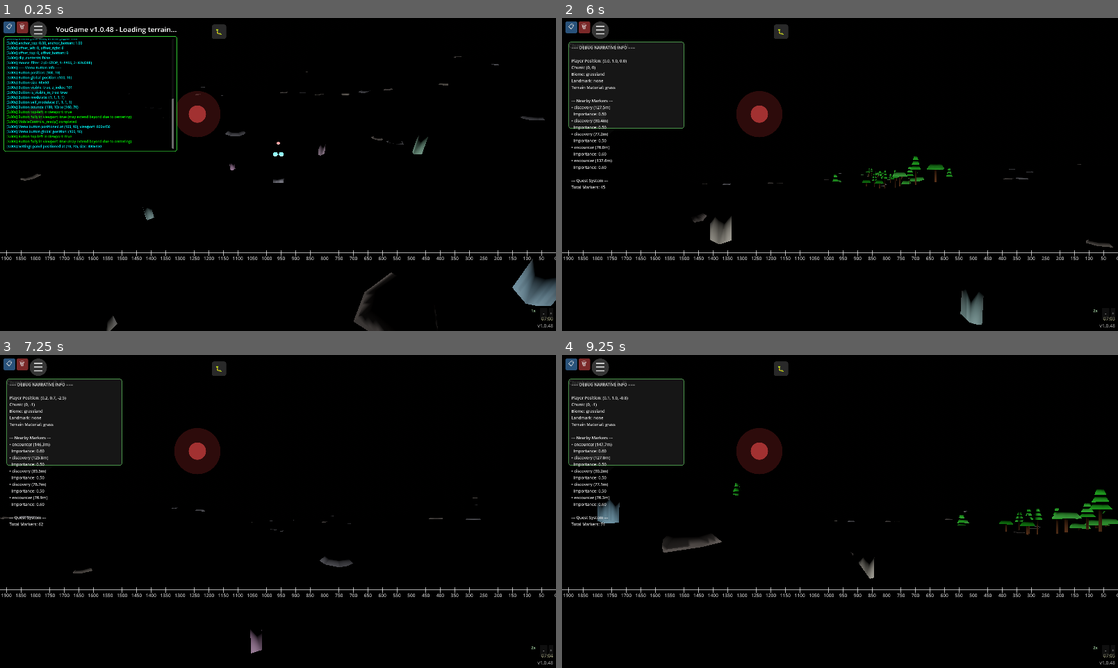
Above: before the commit, frames 1-4 (two rows, left to right).
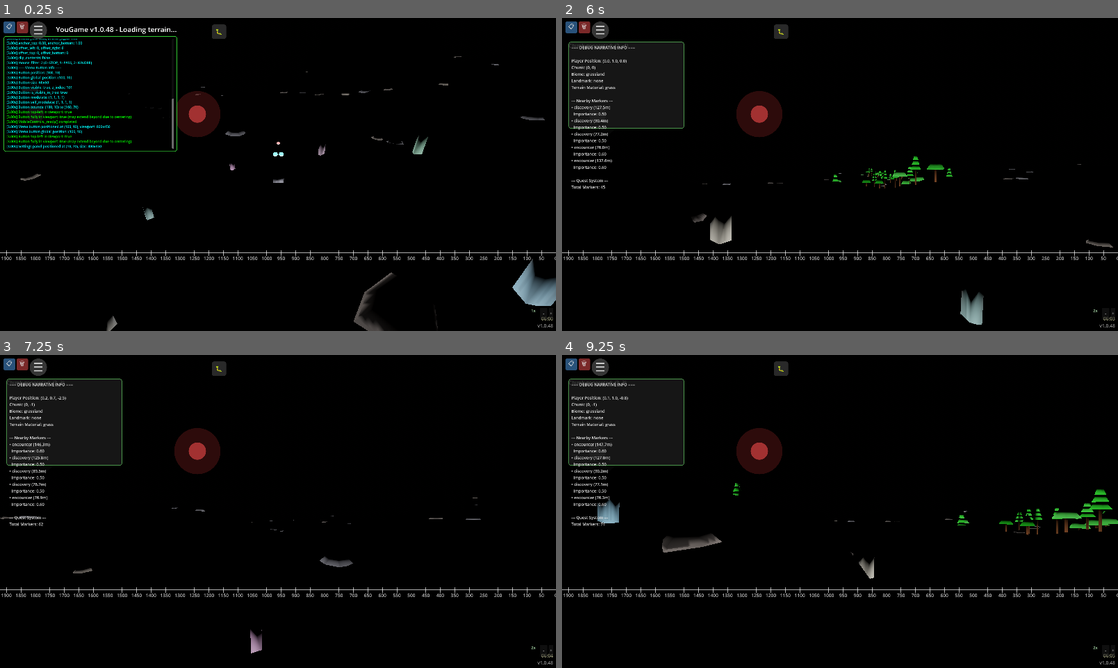
Above: after the commit, the same moments.

Repository: felix-dieterle/YouGame_godot4_public
Game: Godot game, scene res://scenes/main.tscn
Two runs of this game, one before a commit and one after it. Both use one fixed random seed, a clock stepped at 60 frames per second and the inputs below.
Inputs (mouse positions are in pixels of both pictures, inside the frame that each line leads up to):
- Up to frame 1 (0.25 s): no input
- Up to frame 2 (6 s): click "📋" at 0.5 s; click "🗑" at 1.25 s; click "-" at 2 s; click "+" at 2.75 s; click "☰" at 3.5 s; click "▶ Resume Game" at 4.25 s; click "🐛" at 5 s; tap Enter at 5.75 s; move the mouse to (962, 158) at 5.77 s; hold Right (ui_right) from 5.78 s (still down); hold V (toggle_camera_view) from 5.78 s (still down); click (962, 158) at 5.92 s
- Up to frame 3 (7.25 s): release Right (ui_right) at 6.5 s; release V (toggle_camera_view) at 6.5 s; drag from (166, 527) to (250, 574) at 6.52 s
- Up to frame 4 (9.25 s): move the mouse to (895, 442) at 7.27 s; hold Right (ui_right) 7.28-8 s; hold V (toggle_camera_view) 7.28-8 s; tap Space at 8 s; drag from (812, 574) to (673, 464) at 8.02 s; move the mouse to (1006, 558) at 8.77 s; hold Left (ui_left) from 8.78 s (still down); hold V (toggle_camera_view) from 8.78 s (still down)

The runs differ from the first frame. In frame 1, 0.7% of the frame differs, in the area x 3-100%, y 12-100%; in frame 2, 0.7%; in frame 3, 0.1%; in frame 4, 0.9%, in the area x 6-100%, y 40-97%.

Commit message:
Brighten days and adjust sunrise timing for 7:00 AM brightness
- Changed sunrise time from 7:00 to 6:00 so day is bright at 7:00
- Increased MIN_LIGHT_ENERGY from 0.6 to 0.8 for brighter mornings/evenings
- Increased MAX_LIGHT_ENERGY from 1.5 to 2.0 for brighter midday sun
- Increased ambient_light_energy from 0.5 to 0.8 for brighter overall scene
- Increased tonemap_exposure from 1.2 to 1.5 for better brightness
- Improved sky material: rayleigh_coefficient 2.0→3.0 for more vibrant blue
- Reduced turbidity from 10.0 to 8.0 for clearer, brighter sky
- Reduced mie_coefficient from 0.005 to 0.003 for less atmospheric haze
- Updated WeatherSystem CLEAR state to match new brighter sky settings

Co-authored-by: felix-dieterle <1490062+felix-dieterle@users.noreply.github.com>

Diff:
--- a/scenes/main.tscn
+++ b/scenes/main.tscn
@@ -13,12 +13,12 @@
 [ext_resource type="Script" path="res://scripts/ruler_overlay.gd" id="11_ruler"]
 
 [sub_resource type="PhysicalSkyMaterial" id="PhysicalSkyMaterial_1"]
-rayleigh_coefficient = 2.0
-rayleigh_color = Color(0.26, 0.52, 0.96, 1)
-mie_coefficient = 0.005
+rayleigh_coefficient = 3.0
+rayleigh_color = Color(0.3, 0.6, 1.0, 1)
+mie_coefficient = 0.003
 mie_eccentricity = 0.8
 mie_color = Color(0.69, 0.729, 0.812, 1)
-turbidity = 10.0
+turbidity = 8.0
 sun_disk_scale = 1.0
 ground_color = Color(0.3, 0.25, 0.2, 1)
 
@@ -31,9 +31,9 @@
 ambient_light_source = 3
 ambient_light_color = Color(1, 1, 1, 1)
 ambient_light_sky_contribution = 1.0
-ambient_light_energy = 0.5
+ambient_light_energy = 0.8
 tonemap_mode = 2
-tonemap_exposure = 1.2
+tonemap_exposure = 1.5
 
 [node name="Main" type="Node3D"]
 
--- a/scripts/day_night_cycle.gd
+++ b/scripts/day_night_cycle.gd
@@ -22,9 +22,9 @@
 const STAR_DISTANCE: float = 1800.0        # Distance for stars (closer than sun/moon)
 
 # Lighting intensity constants
-const MIN_LIGHT_ENERGY: float = 0.6        # Minimum light at sunrise/sunset
-const MAX_LIGHT_ENERGY: float = 1.5        # Maximum light at noon
-const SUNRISE_LIGHT_ENERGY: float = 0.8    # Light energy at end of sunrise
+const MIN_LIGHT_ENERGY: float = 0.8        # Minimum light at sunrise/sunset (increased from 0.6 for brighter days)
+const MAX_LIGHT_ENERGY: float = 2.0        # Maximum light at noon (increased from 1.5 for brighter days)
+const SUNRISE_LIGHT_ENERGY: float = 1.0    # Light energy at end of sunrise
 
 # Color constants
 const SUNSET_WARMTH_FACTOR: float = 0.7    # How quickly warmth builds during sunset
--- a/scripts/ui_manager.gd
+++ b/scripts/ui_manager.gd
@@ -41,8 +41,8 @@
 const TIME_PLUS_BUTTON_OFFSET_X: float = -25.0
 
 # Day/night cycle time display constants
-const SUNRISE_TIME_MINUTES: int = 420  # 7:00 AM = 420 minutes from midnight
-const DAY_DURATION_HOURS: float = 10.0  # 10-hour day cycle from 7:00 AM to 5:00 PM
+const SUNRISE_TIME_MINUTES: int = 360  # 6:00 AM = 360 minutes from midnight (sunrise starts at 6:00, completes at 7:00)
+const DAY_DURATION_HOURS: float = 11.0  # 11-hour day cycle from 6:00 AM to 5:00 PM
 
 # Night overlay constants
 const NIGHT_OVERLAY_COLOR: Color = Color(0.0, 0.0, 0.1, 0.9)  # Very dark blue
--- a/scripts/weather_system.gd
+++ b/scripts/weather_system.gd
@@ -205,9 +205,9 @@
             return {
                 "fog_density": 0.0,
                 "rain_intensity": 0.0,
-                "turbidity": 10.0,  # Clear sky
-                "mie_coefficient": 0.005,  # Minimal haze
-                "rayleigh_coefficient": 2.0  # Bright blue sky
+                "turbidity": 8.0,  # Clear bright sky (reduced from 10.0)
+                "mie_coefficient": 0.003,  # Minimal haze (reduced from 0.005)
+                "rayleigh_coefficient": 3.0  # Bright vibrant blue sky (increased from 2.0)
             }
         WeatherState.LIGHT_FOG:
             return {
